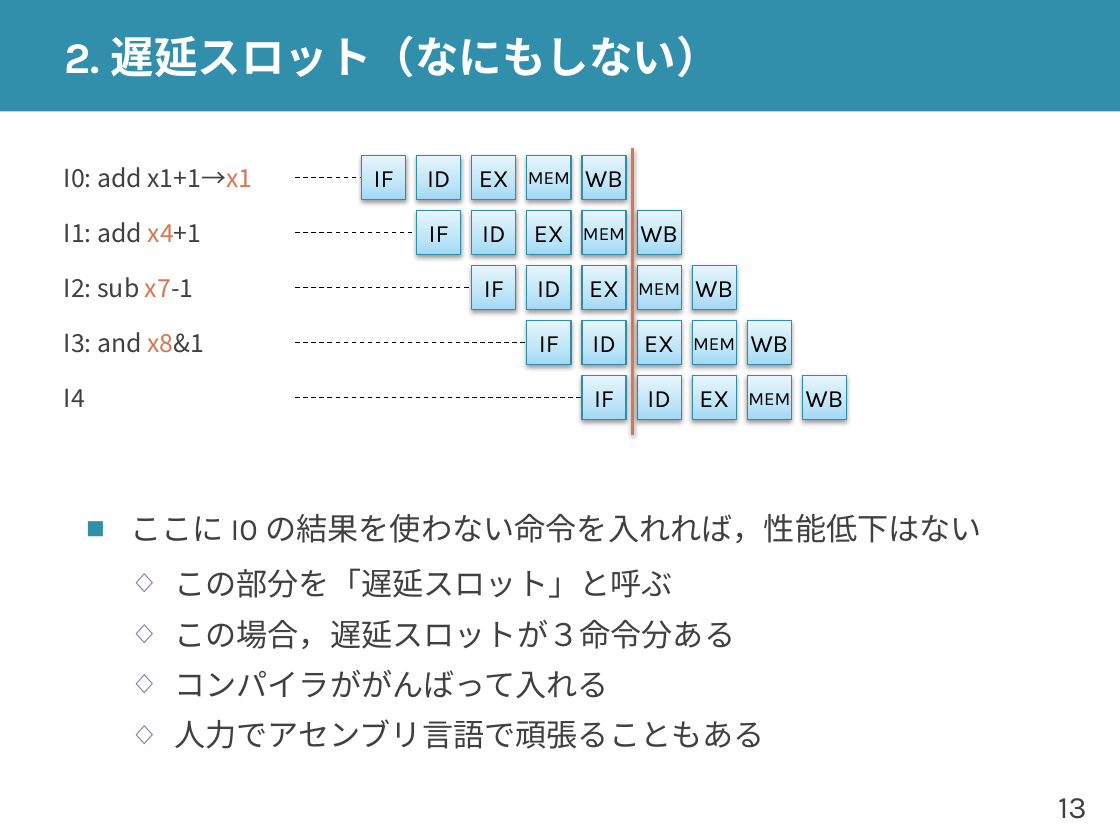
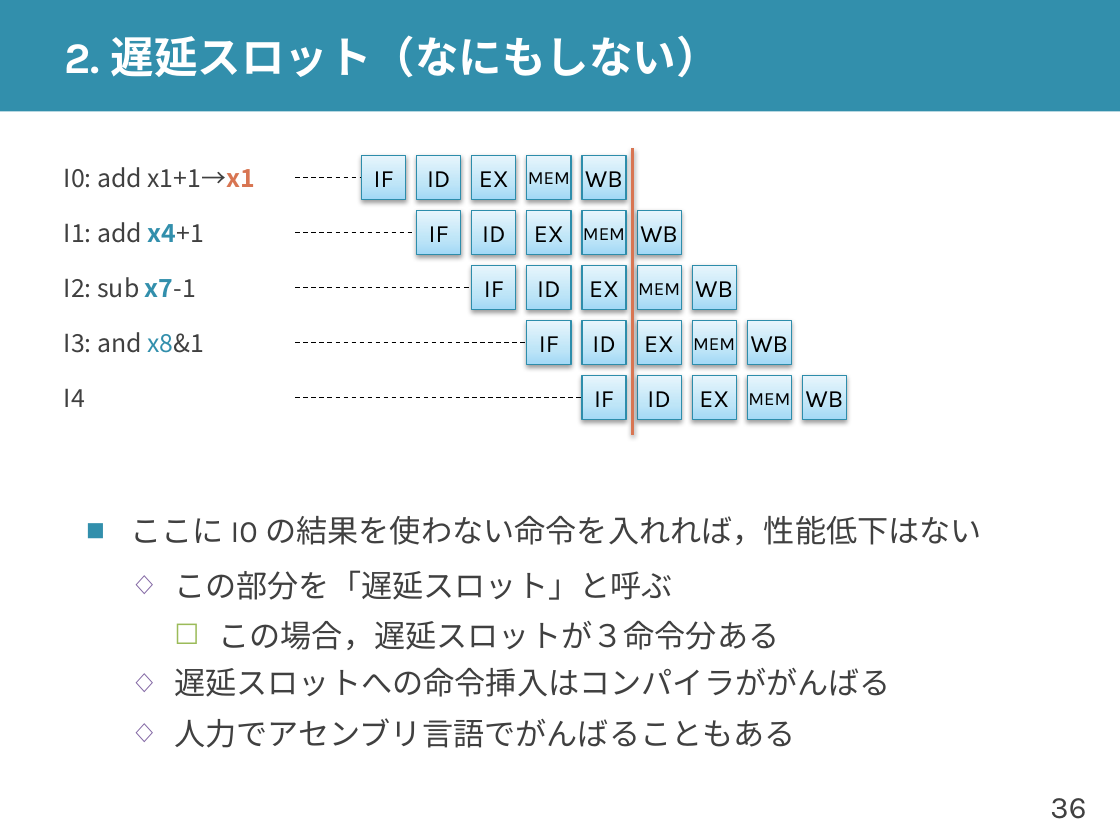
Before and after one commit to shioyadan/advanced-computer-organization, a slide deck: slide 36 of aco-shioya-05.pptx (slide 13 before the commit). Drawn at 1120x840 pixels with LibreOffice and Linux fonts; fonts in the diff are those of the drawing. Boxes give left, top, right and bottom in pixels: in the first picture for what was removed or moved away, otherwise in the second. Text is boxed around its words. In the diff, an @@ line names an element or a change of style, - is before the commit and + after.

```diff
--- a/aco-shioya-05.pptx
+++ b/aco-shioya-05.pptx
@@ text "I0: add x1+1→x1" at (x1=64, y1=167, x2=255, y2=188): bold on in "x1+1→x1" @@
@@ text "I1: add x4+1" at (x1=64, y1=222, x2=204, y2=243): text colour #D87552 to #328FAC, bold on in "x4+1" @@
@@ text "I2: sub x7-1" at (x1=64, y1=277, x2=196, y2=298): text colour #D87552 to #328FAC, bold on in "x7-1" @@
@@ text "I3: and x8&1" at (x1=64, y1=332, x2=204, y2=353): text colour #D87552 to #328FAC in "x8&1" @@
@@ text at (x1=218, y1=620, x2=779, y2=650): bullet ◇ to ☐; list level 2 to 3 in "この場合，遅延スロットが３命令分ある"; bullet colour #8064A2 to #9BBB59 @@
@@ text at (x1=174, y1=667, x2=891, y2=748): text changed @@
-  ◇ コンパイラががんばって入れる
-  ◇ 人力でアセンブリ言語で頑張ることもある
+  ◇ 遅延スロットへの命令挿入はコンパイラががんばる
+  ◇ 人力でアセンブリ言語でがんばることもある
@@ page number at (x1=1050, y1=798, x2=1086, y2=819): text changed @@
-13
+36
```
Also in this commit, not shown: 17 other slides changed, 23 slides added, 1 other file.
